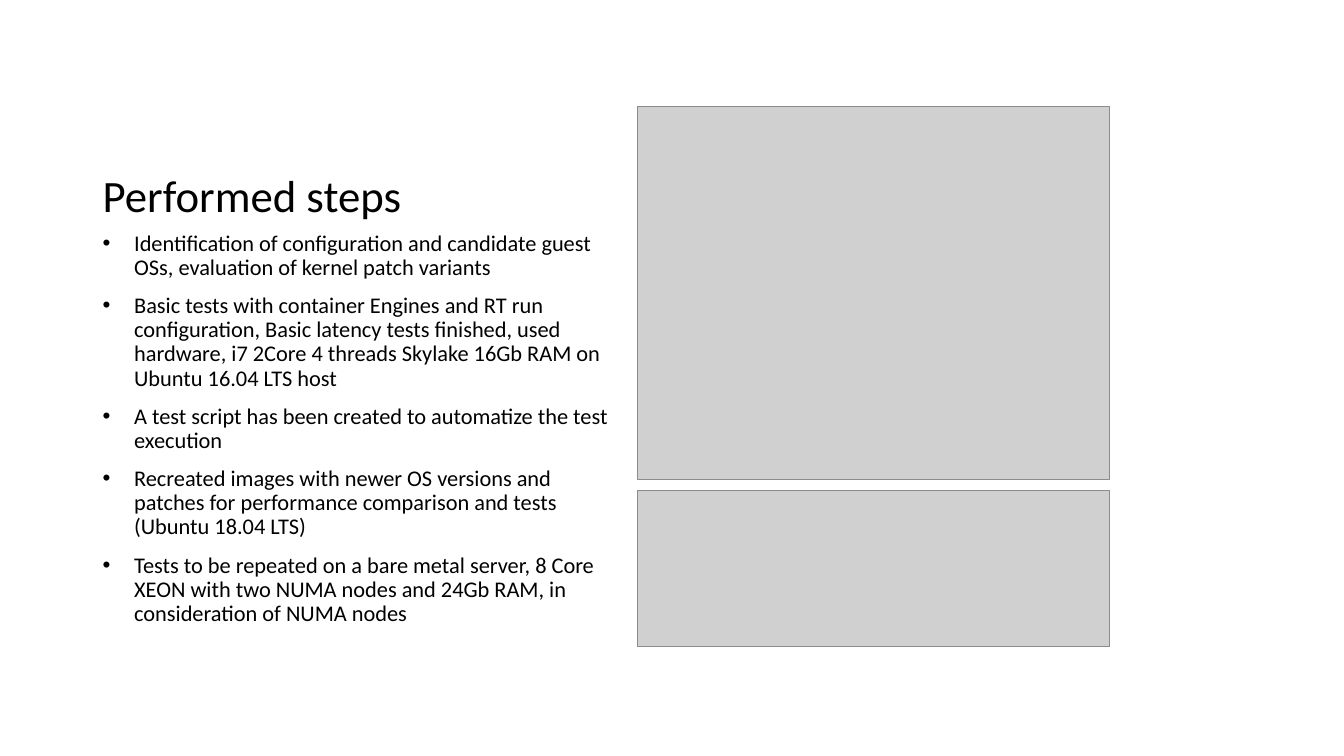
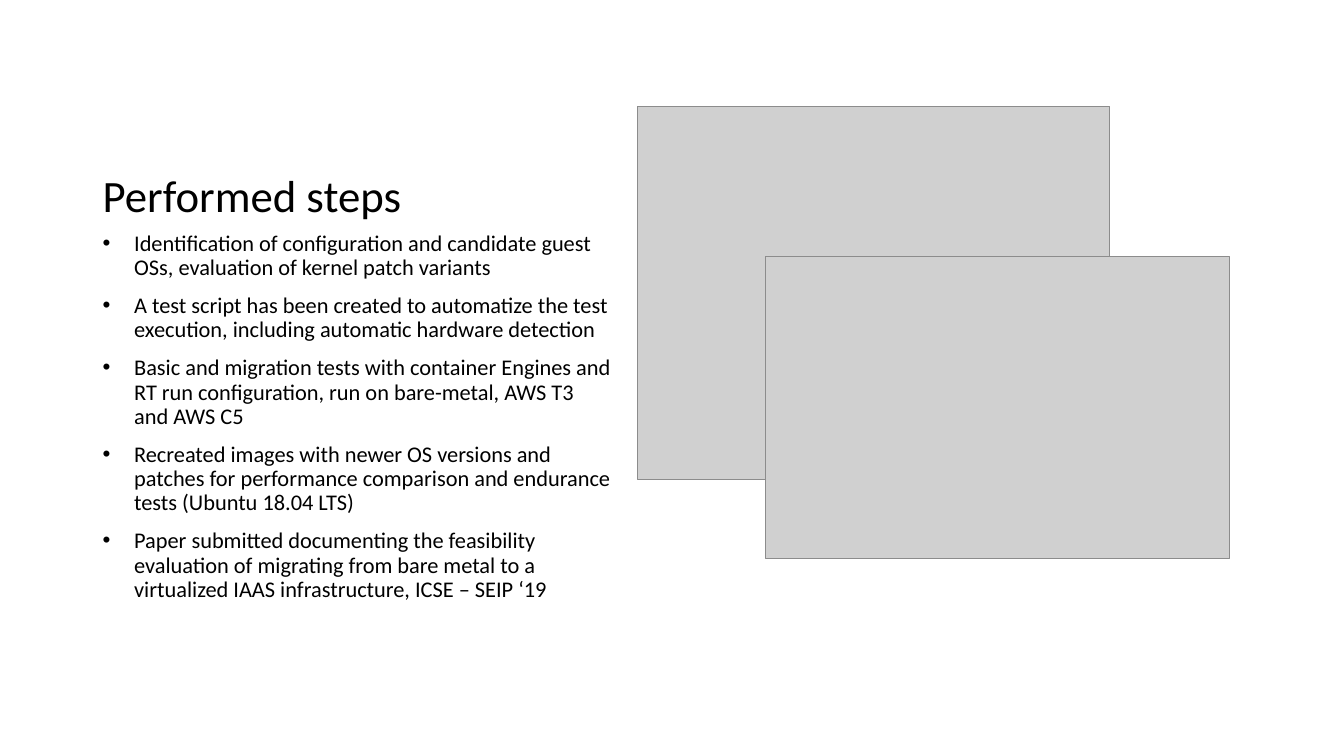
Before and after one commit to flhofer/real-time-containers, a slide deck: slide 2 of slides/Progress of VM tests2.pptx. Drawn at 1344x756 pixels with LibreOffice and Linux fonts; fonts in the diff are those of the drawing; grey boxes stand for pictures. Boxes give left, top, right and bottom in pixels: in the first picture for what was removed or moved away, otherwise in the second. Text is boxed around its words. In the diff, an @@ line names an element or a change of style, - is before the commit and + after.

Commit message:
updated slides, R script for containers

```diff
--- a/slides/Progress of VM tests2.pptx
+++ b/slides/Progress of VM tests2.pptx
@@ picture added at [766, 257, 1230, 559] @@
@@ text at [134, 297, 610, 600]: text changed @@
-• Basic tests with container Engines and RT run configuration, Basic latency tests finished, used hardware, i7 2Core 4 threads Skylake 16Gb RAM on Ubuntu 16.04 LTS host
-• A test script has been created to automatize the test execution
-• Recreated images with newer OS versions and patches for performance comparison and tests (Ubuntu 18.04 LTS)
-• Tests to be repeated on a bare metal server, 8 Core XEON with two NUMA nodes and 24Gb RAM, in consideration of NUMA nodes
+• A test script has been created to automatize the test execution, including automatic hardware detection
+• Basic and migration tests with container Engines and RT run configuration, run on bare-metal, AWS T3 and AWS C5
+• Recreated images with newer OS versions and patches for performance comparison and endurance tests (Ubuntu 18.04 LTS)
+• Paper submitted documenting the feasibility evaluation of migrating from bare metal to a virtualized IAAS infrastructure, ICSE – SEIP ‘19
@@ picture removed at [638, 491, 1111, 647] @@
```
Also in this commit, not shown: 2 other slides changed, 3 other files.
